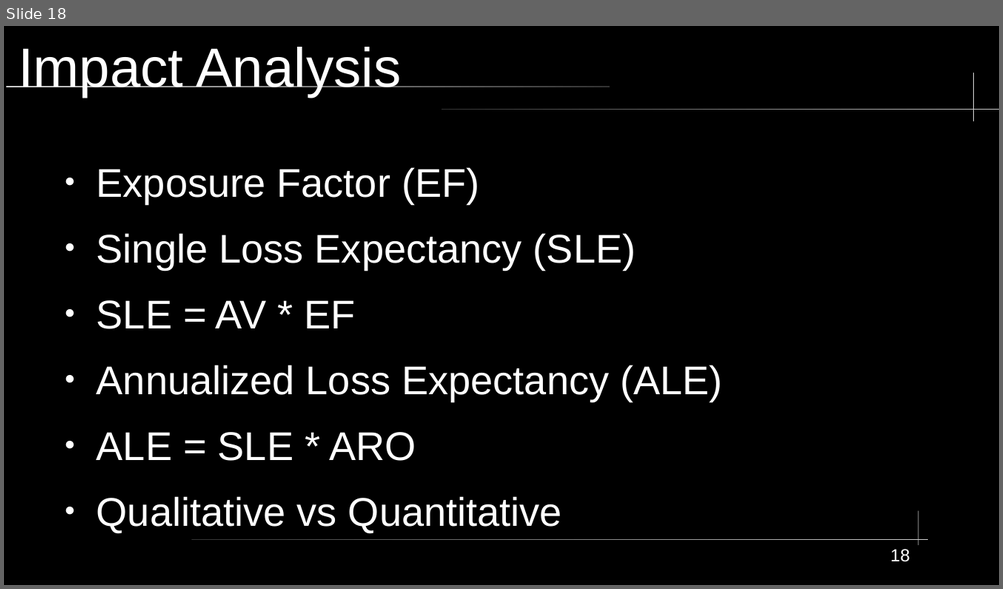
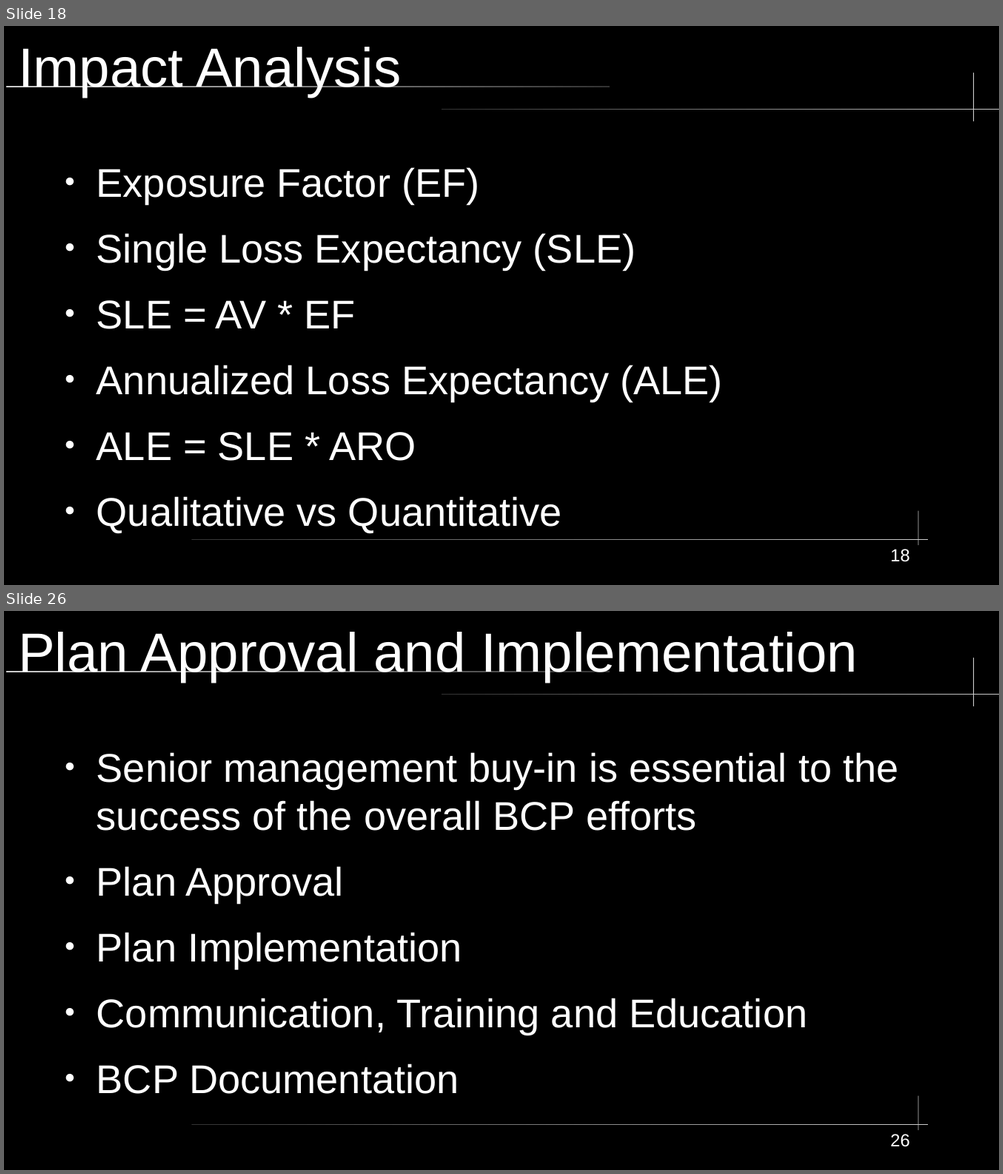
Before and after one commit to City-Colleges-of-Chicago-Cybersecurity/COMPSFI-214, a slide deck: 2026/Spring/powerpoints/Chapter-03-Business-Continuity-Planning.odp. Shown one above the other, each under a label of ours: slide 18 before the commit, slides 18 and 26 after it; the slides between them are not shown. The pictures are 1003x589 and 1003x1174 pixels, drawn with LibreOffice and Linux fonts; fonts in the diff are those of the drawing. Boxes give left, top, right and bottom in pixels: in the first picture for what was removed or moved away, otherwise in the second. Text is boxed around its words. In the diff, an @@ line names an element or a change of style, - is before the commit and + after.

```diff
--- a/2026/Spring/powerpoints/Chapter-03-Business-Continuity-Planning.odp
+++ b/2026/Spring/powerpoints/Chapter-03-Business-Continuity-Planning.odp
@@ slide 26 added at bbox=[4, 611, 999, 1170], background #000000; not listed: 5 template elements that a slide beside it also shows @@
@@ title added at bbox=[18, 632, 857, 682], 44 pt, text #FFFFFF @@
+Plan Approval and Implementation
@@ text added at bbox=[96, 752, 898, 1094], 32 pt, text #FFFFFF @@
+● Senior management buy-in is essential to the success of the overall BCP efforts
+● Plan Approval
+● Plan Implementation
+● Communication, Training and Education
+● BCP Documentation
@@ page number added at bbox=[890, 1134, 909, 1147], 14 pt, text #FFFFFF @@
+26
```
Also in this commit, not shown: 1 slide changed, 8 other slides added, 6 other files.
